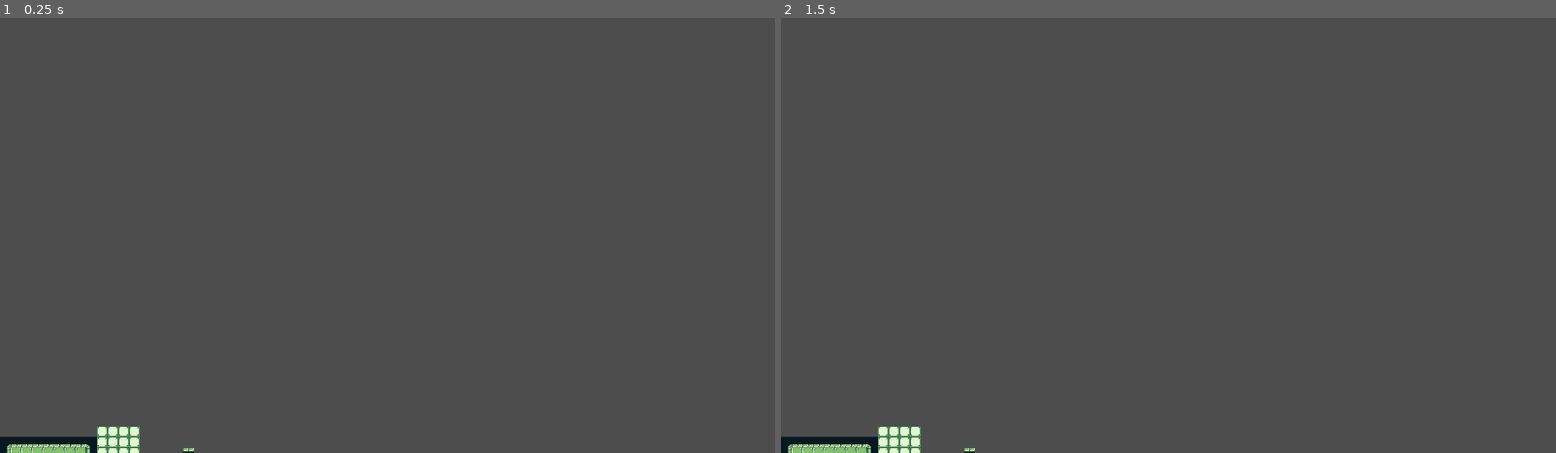
Above: before the commit, frames 1-2 (left to right).
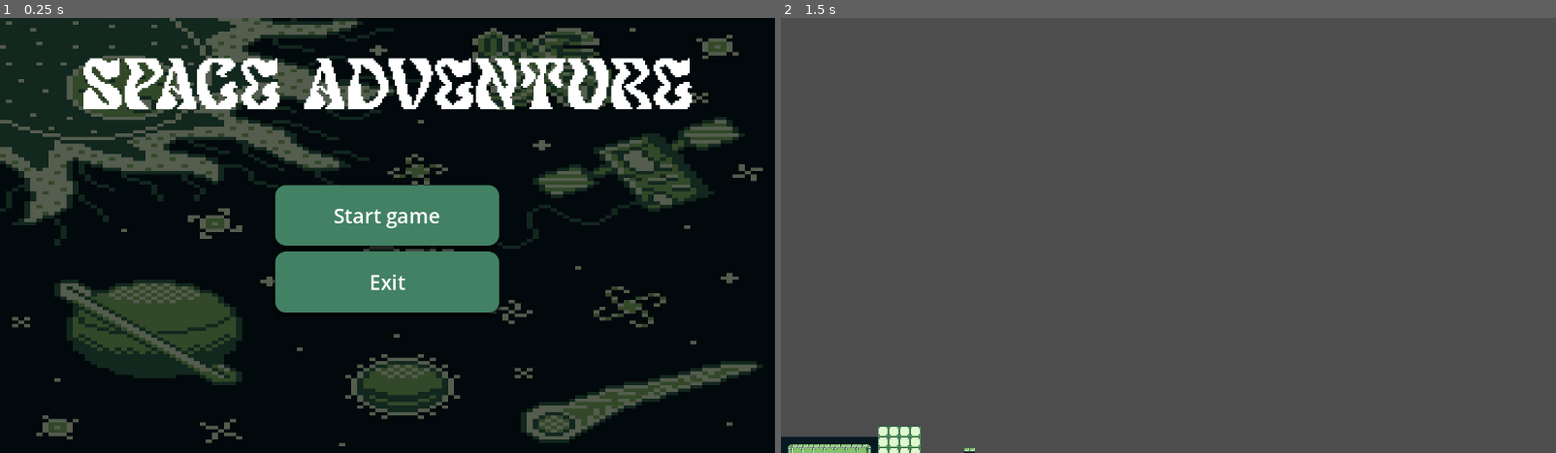
Above: after the commit, the same moments.

Repository: Farahq22/GodotGame
Game: Godot game, scene res://main_menu.tscn
The game is run twice, just before and just after one commit, with the same random seed, the same clock (stepped at 60 frames per second) and the same inputs. Before the commit the project starts from res://game.tscn.
Inputs (mouse positions are in pixels of both pictures, inside the frame that each line leads up to):
- Up to frame 1 (0.25 s): no input
- Up to frame 2 (1.5 s): click (1168, 213) at 0.5 s, where only the run after the commit has a clickable "Start game"; tap Enter at 1.25 s

The runs differ from the first frame. In frame 1, 92% of the frame differs, in the area x 0-100%, y 0-100%; in frame 2, nothing differs.

Commit message:
Added Main Menu UI

Diff:
--- /dev/null
+++ b/main_menu.gd
@@ -0,0 +1,22 @@
+extends Control
+
+
+# Called when the node enters the scene tree for the first time.
+func _ready() -> void:
+	pass # Replace with function body.g
+
+# Called every frame. 'delta' is the elapsed time since the previous frame.
+func _process(delta: float) -> void:
+	pass
+
+
+func _on_start_pressed() -> void:
+	get_tree().change_scene_to_file("res://game.tscn")
+
+
+func _on_options_pressed() -> void:
+	print("settings pressed")
+
+
+func _on_exit_pressed() -> void:
+	get_tree().quit()
--- /dev/null
+++ b/main_menu.tscn
@@ -0,0 +1,123 @@
+[gd_scene load_steps=9 format=3 uid="uid://68h23fo4h66w"]
+
+[ext_resource type="Texture2D" uid="uid://crub17gy0p5ds" path="res://Assets/images/space-7442090_1280.png" id="1_06t4h"]
+[ext_resource type="Script" uid="uid://32271gg830uj" path="res://main_menu.gd" id="1_fu7sn"]
+[ext_resource type="FontFile" uid="uid://c6mccnvcqrf22" path="res://Assets/fonts/Pixelout Personal Use Only.ttf" id="2_7vrkn"]
+
+[sub_resource type="StyleBoxTexture" id="StyleBoxTexture_7vrkn"]
+texture = ExtResource("1_06t4h")
+modulate_color = Color(0.37413922, 0.37413928, 0.37413916, 1)
+
+[sub_resource type="StyleBoxFlat" id="StyleBoxFlat_rhts7"]
+bg_color = Color(0.2589786, 0.5046907, 0.3940197, 1)
+corner_radius_top_left = 16
+corner_radius_top_right = 16
+corner_radius_bottom_right = 16
+corner_radius_bottom_left = 16
+shadow_size = 5
+shadow_offset = Vector2(0, 3.41)
+
+[sub_resource type="StyleBoxFlat" id="StyleBoxFlat_7vrkn"]
+bg_color = Color(0.14200035, 0.30453953, 0.23167953, 1)
+corner_radius_top_left = 16
+corner_radius_top_right = 16
+corner_radius_bottom_right = 16
+corner_radius_bottom_left = 16
+shadow_size = 5
+shadow_offset = Vector2(0, 3.41)
+
+[sub_resource type="StyleBoxFlat" id="StyleBoxFlat_fu7sn"]
+bg_color = Color(0.18153694, 0.37444547, 0.2861077, 1)
+corner_radius_top_left = 16
+corner_radius_top_right = 16
+corner_radius_bottom_right = 16
+corner_radius_bottom_left = 16
+shadow_size = 5
+shadow_offset = Vector2(0, 3.41)
+
+[sub_resource type="StyleBoxEmpty" id="StyleBoxEmpty_jix8l"]
+
+[node name="MainMenu" type="Control"]
+layout_mode = 3
+anchors_preset = 15
+anchor_right = 1.0
+anchor_bottom = 1.0
+grow_horizontal = 2
+grow_vertical = 2
+script = ExtResource("1_fu7sn")
+
+[node name="Panel" type="Panel" parent="."]
+layout_mode = 1
+anchors_preset = 15
+anchor_right = 1.0
+anchor_bottom = 1.0
+grow_horizontal = 2
+grow_vertical = 2
+theme_override_styles/panel = SubResource("StyleBoxTexture_7vrkn")
+
+[node name="VBoxContainer" type="VBoxContainer" parent="."]
+layout_mode = 1
+anchors_preset = 8
+anchor_left = 0.5
+anchor_top = 0.5
+anchor_right = 0.5
+anchor_bottom = 0.5
+offset_left = -166.8125
+offset_top = -75.203125
+offset_right = 166.8125
+offset_bottom = 115.203125
+grow_horizontal = 2
+grow_vertical = 2
+theme_override_constants/separation = 9
+
+[node name="Button" type="Button" parent="VBoxContainer"]
+layout_mode = 2
+size_flags_vertical = 3
+theme_override_colors/font_color = Color(1, 1, 1, 1)
+theme_override_colors/font_focus_color = Color(1, 1, 1, 1)
+theme_override_colors/font_pressed_color = Color(1, 1, 1, 1)
+theme_override_colors/font_hover_color = Color(1, 1, 1, 1)
+theme_override_font_sizes/font_size = 30
+theme_override_styles/normal = SubResource("StyleBoxFlat_rhts7")
+theme_override_styles/pressed = SubResource("StyleBoxFlat_7vrkn")
+theme_override_styles/hover = SubResource("StyleBoxFlat_fu7sn")
+theme_override_styles/focus = SubResource("StyleBoxEmpty_jix8l")
+text = "Start game"
+
+[node name="Button3" type="Button" parent="VBoxContainer"]
+layout_mode = 2
+size_flags_vertical = 3
+theme_override_colors/font_color = Color(1, 1, 1, 1)
+theme_override_colors/font_focus_color = Color(1, 1, 1, 1)
+theme_override_colors/font_pressed_color = Color(1, 1, 1, 1)
+theme_override_colors/font_hover_color = Color(1, 1, 1, 1)
+theme_override_font_sizes/font_size = 30
+theme_override_styles/normal = SubResource("StyleBoxFlat_rhts7")
+theme_override_styles/pressed = SubResource("StyleBoxFlat_7vrkn")
+theme_override_styles/hover = SubResource("StyleBoxFlat_fu7sn")
+theme_override_styles/focus = SubResource("StyleBoxEmpty_jix8l")
+text = "Exit"
+
+[node name="Label" type="Label" parent="."]
+layout_mode = 1
+anchors_preset = 8
+anchor_left = 0.5
+anchor_top = 0.5
+anchor_right = 0.5
+anchor_bottom = 0.5
+offset_left = -149.5
+offset_top = -286.0
+offset_right = 149.5
+offset_bottom = -139.0
+grow_horizontal = 2
+grow_vertical = 2
+theme_override_colors/font_shadow_color = Color(0, 0, 0, 0)
+theme_override_constants/shadow_offset_y = 10
+theme_override_fonts/font = ExtResource("2_7vrkn")
+theme_override_font_sizes/font_size = 101
+text = "Space Adventure"
+horizontal_alignment = 1
+vertical_alignment = 1
+
+[connection signal="pressed" from="VBoxContainer/Button" to="." method="_on_start_pressed"]
+[connection signal="pressed" from="VBoxContainer/Button3" to="." method="_on_exit_pressed"]
--- a/project.godot
+++ b/project.godot
@@ -11,7 +11,7 @@
 [application]
 
 config/name="OurGame"
-run/main_scene="uid://b31kbw1gawsf4"
+run/main_scene="uid://68h23fo4h66w"
 config/features=PackedStringArray("4.5", "Forward Plus")
 config/icon="res://icon.svg"
 
Binary file added: Assets/fonts/Pixelout Personal Use Only.ttf
Not shown, added: Assets/fonts/Pixelout Personal Use Only.ttf.import
Binary file added: Assets/images/space-7442090_1280.png
Not shown, added: Assets/images/space-7442090_1280.png.import
Not shown, added: main_menu.gd.uid
